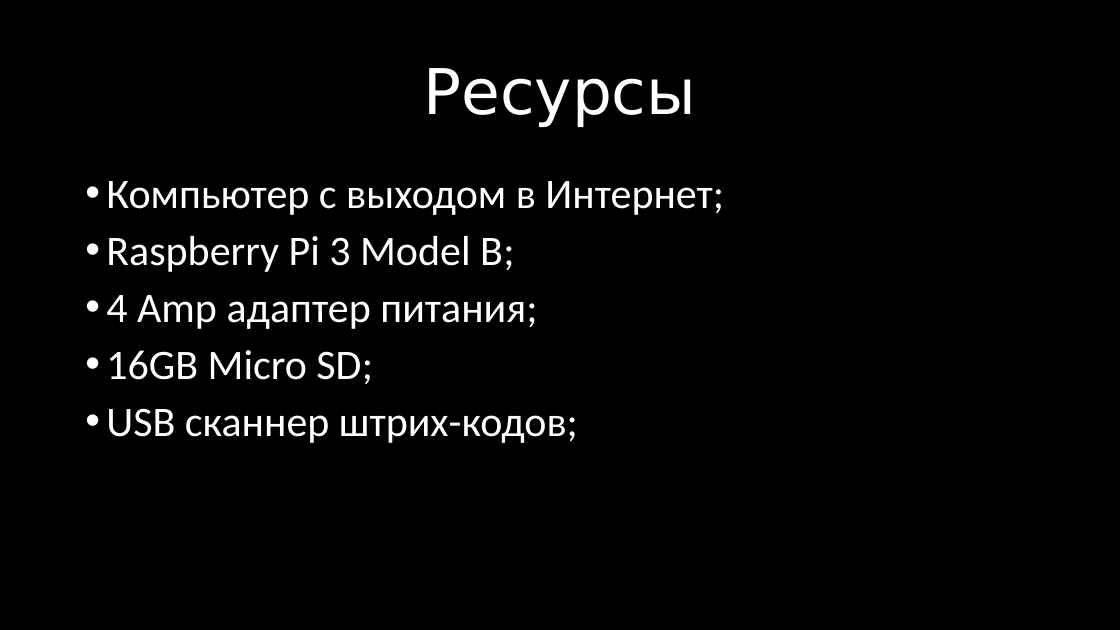
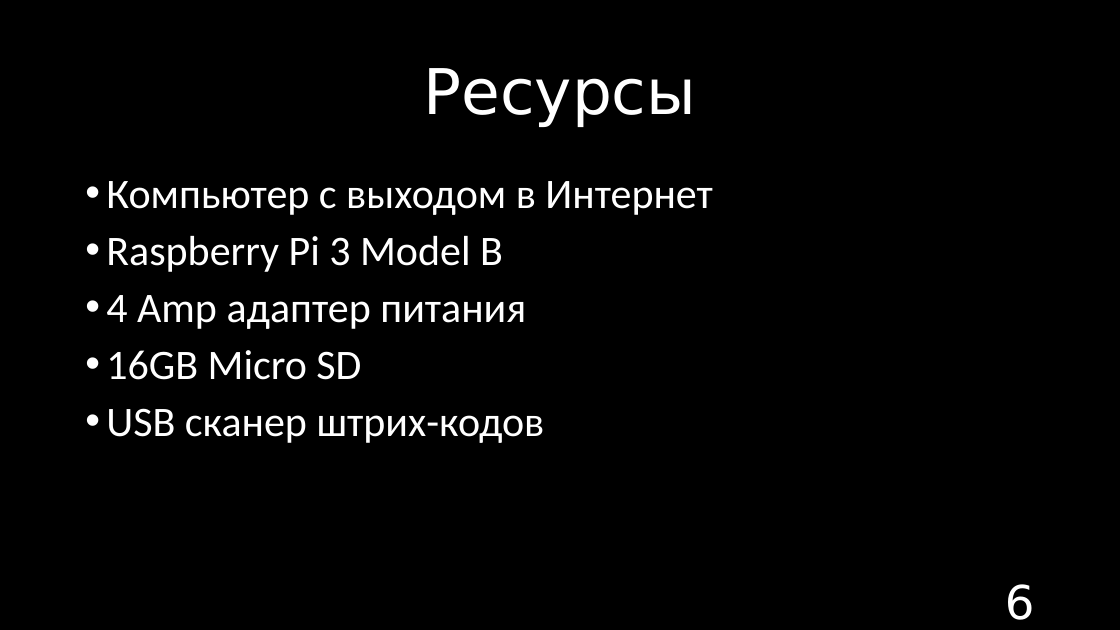
Before and after one commit to Komaricus/SmartFood, a slide deck: slide 6 of 15.11.2018 16-30.pptx. Drawn at 1120x630 pixels with LibreOffice and Linux fonts; fonts in the diff are those of the drawing; background and template pictures are left out. Boxes give left, top, right and bottom in pixels: in the first picture for what was removed or moved away, otherwise in the second. Text is boxed around its words. In the diff, an @@ line names an element or a change of style, - is before the commit and + after.

```diff
--- a/15.11.2018 16-30.pptx
+++ b/15.11.2018 16-30.pptx
@@ text at (x1=106, y1=181, x2=713, y2=443): text changed @@
-• Компьютер с выходом в Интернет;
-• Raspberry Pi 3 Model B;
-• 4 Amp адаптер питания;
-• 16GB Micro SD;
-• USB сканнер штрих-кодов;
+• Компьютер с выходом в Интернет
+• Raspberry Pi 3 Model B
+• 4 Amp адаптер питания
+• 16GB Micro SD
+• USB сканер штрих-кодов
@@ page number added at (x1=1005, y1=584, x2=1035, y2=620), 40 pt, text #FFFFFF @@
+6
```
Also in this commit, not shown: 4 other slides changed.
